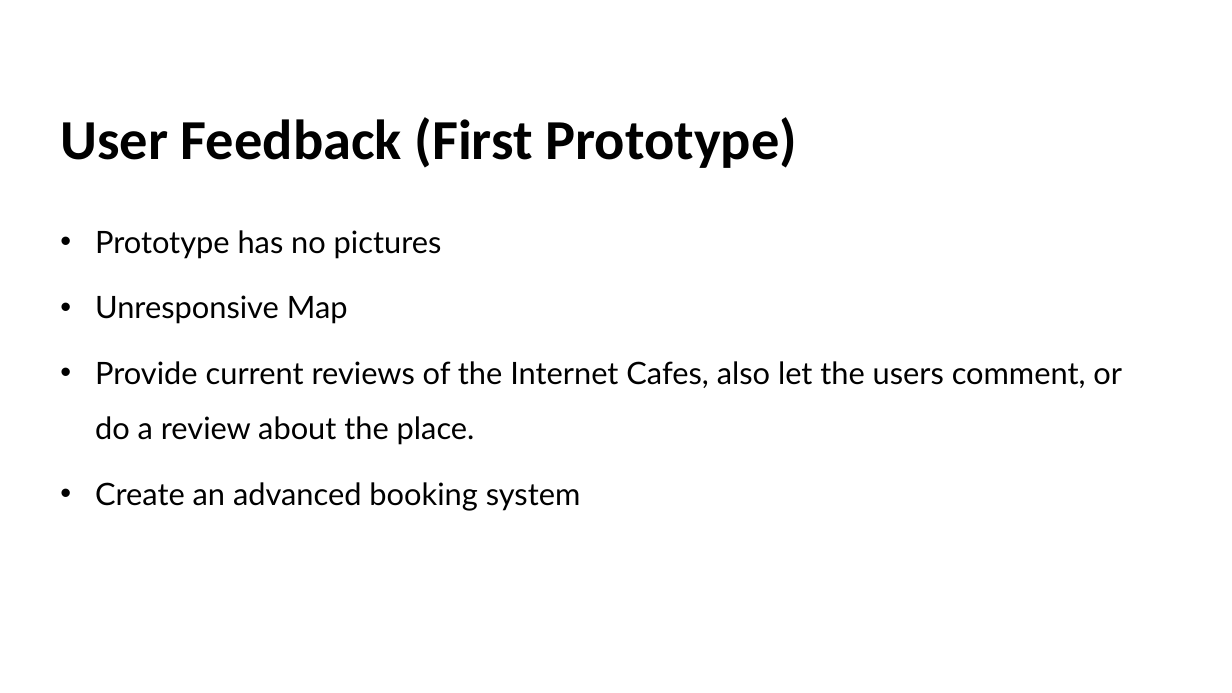
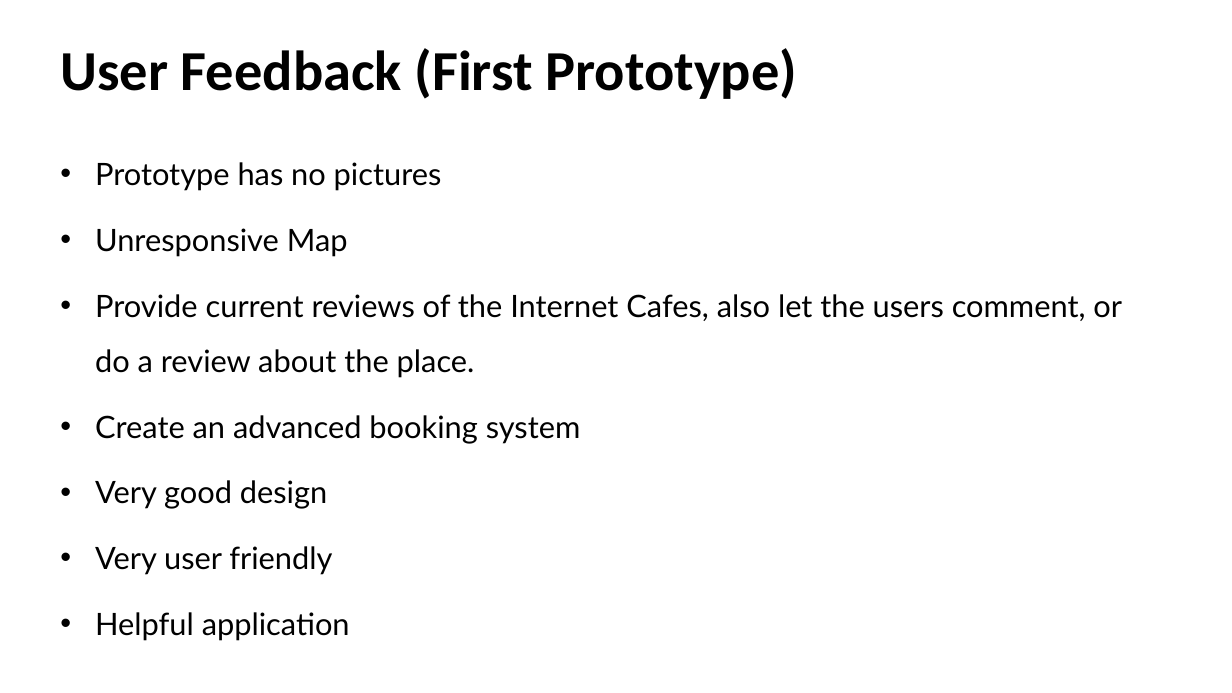
Before and after one commit to dbeler2/userdessf181-A1-dbeler2-jbermudo, a slide deck: slide 16 of userdes.pptx. Drawn at 1232x693 pixels with LibreOffice and Linux fonts; fonts in the diff are those of the drawing. Boxes give left, top, right and bottom in pixels: in the first picture for what was removed or moved away, otherwise in the second. Text is boxed around its words. In the diff, an @@ line names an element or a change of style, - is before the commit and + after.

Commit message:
Updated user feedback

```diff
--- a/userdes.pptx
+++ b/userdes.pptx
@@ text "User Feedback (First Prototype)": place and size @@
-text "User Feedback (First Prototype)" at [60, 117, 797, 168]
+text "User Feedback (First Prototype)" at [60, 48, 797, 99]
@@ text "Prototype has no pictures": place and size @@
-text "Prototype has no pictures" at [95, 230, 1122, 511]
+text "Prototype has no pictures" at [95, 162, 1122, 641]
@@ text at [95, 480, 350, 641]: paragraphs added @@
+• Very good design
+• Very user friendly
+• Helpful application
```
Also in this commit, not shown: 1 other slide changed, 1 other file.
